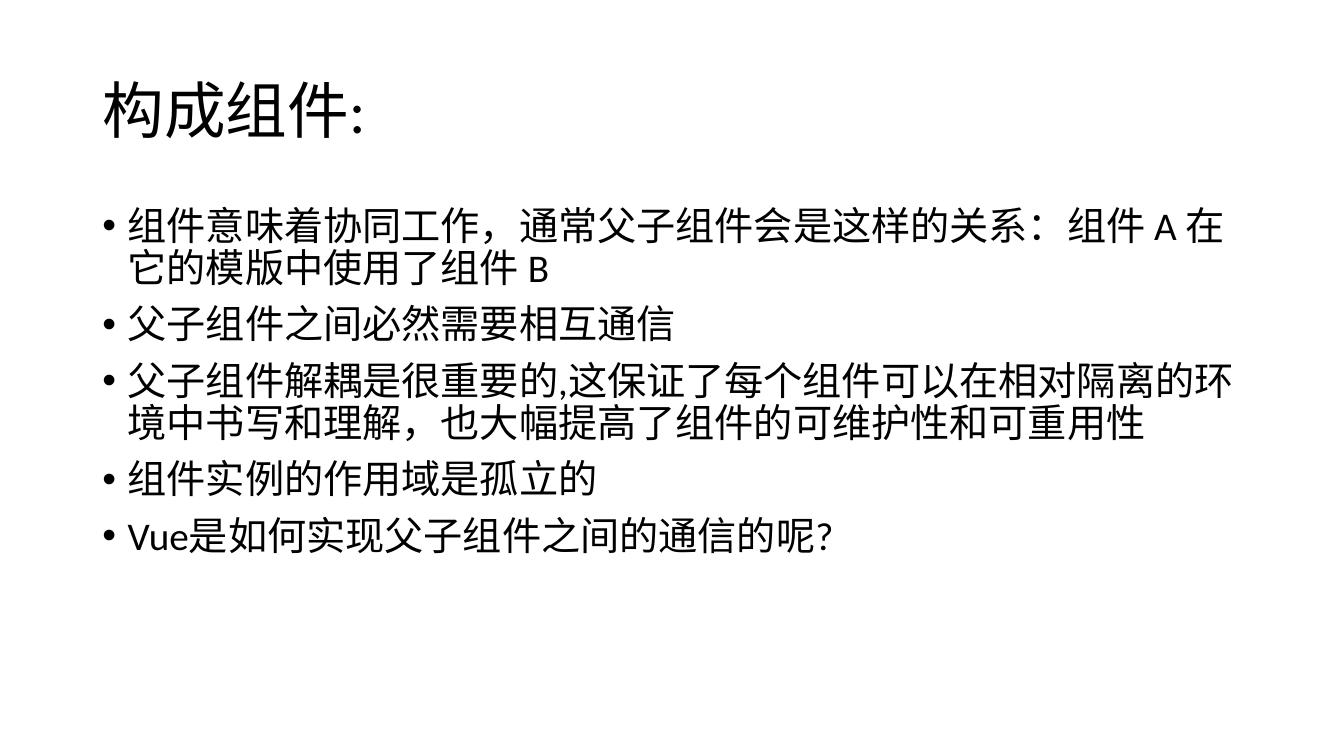
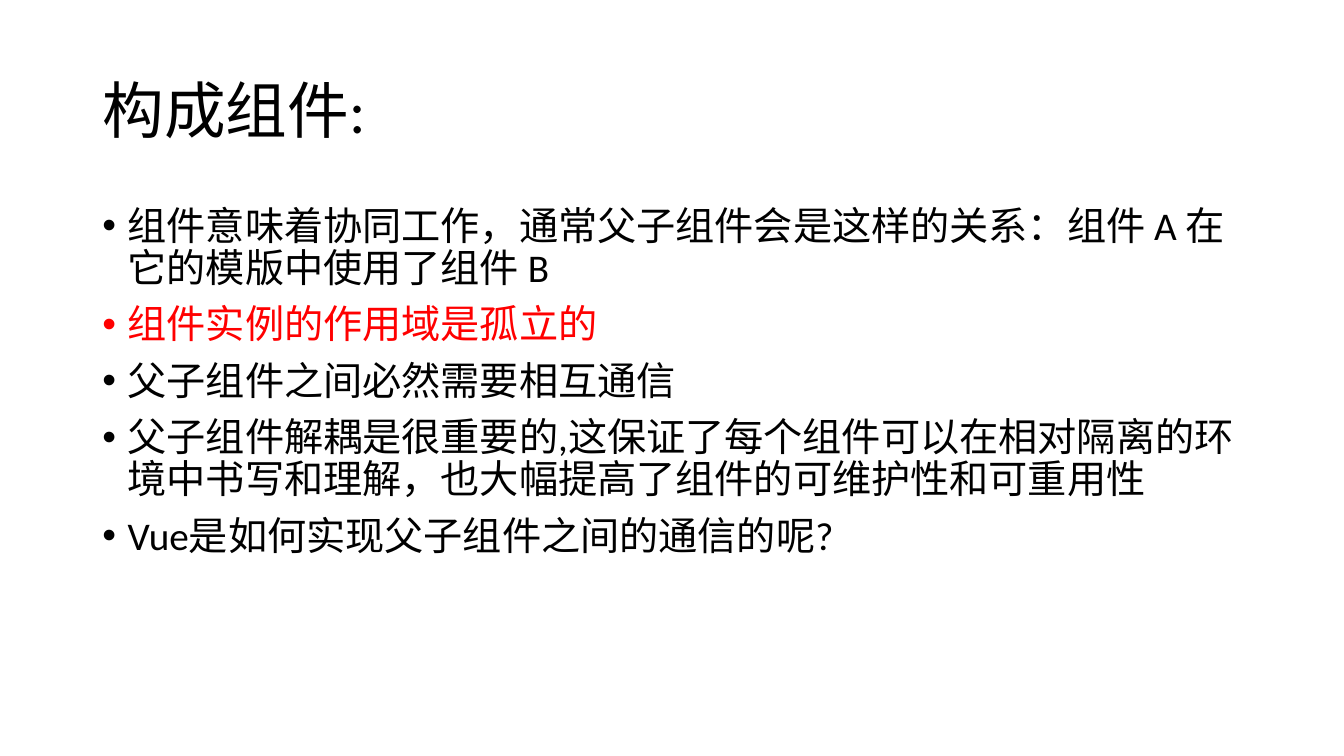
Before and after one commit to YSMJ1994/study, a slide deck: slide 22 of study_Vue/学习Vue.pptx. Drawn at 1344x756 pixels with LibreOffice and Linux fonts; fonts in the diff are those of the drawing. Boxes give left, top, right and bottom in pixels: in the first picture for what was removed or moved away, otherwise in the second. Text is boxed around its words. In the diff, an @@ line names an element or a change of style, - is before the commit and + after.

```diff
--- a/study_Vue/学习Vue.pptx
+++ b/study_Vue/学习Vue.pptx
@@ text at box(128, 305, 598, 341): paragraph added @@
+• 组件实例的作用域是孤立的
@@ text at box(128, 460, 598, 496): paragraph removed @@
-• 组件实例的作用域是孤立的
```
Also in this commit, not shown: 2 other slides changed, 8 slides added, 12 other files.
